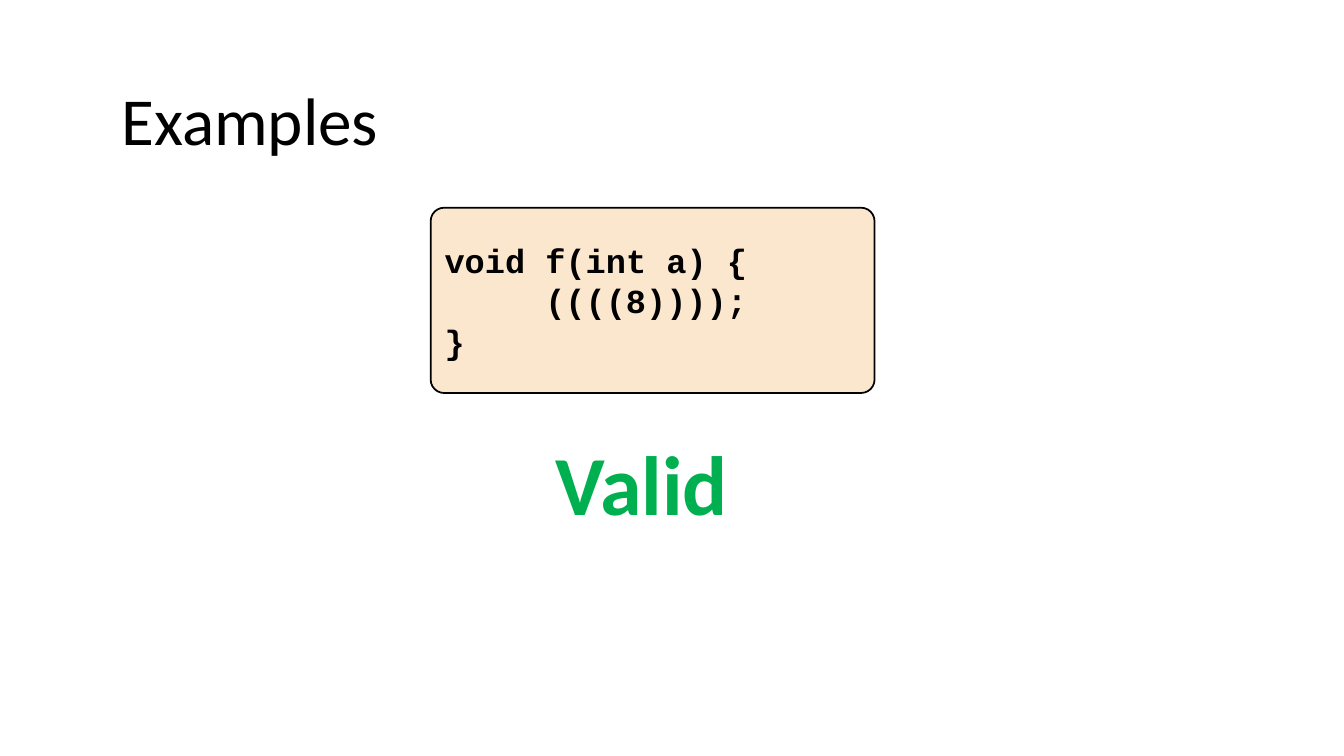
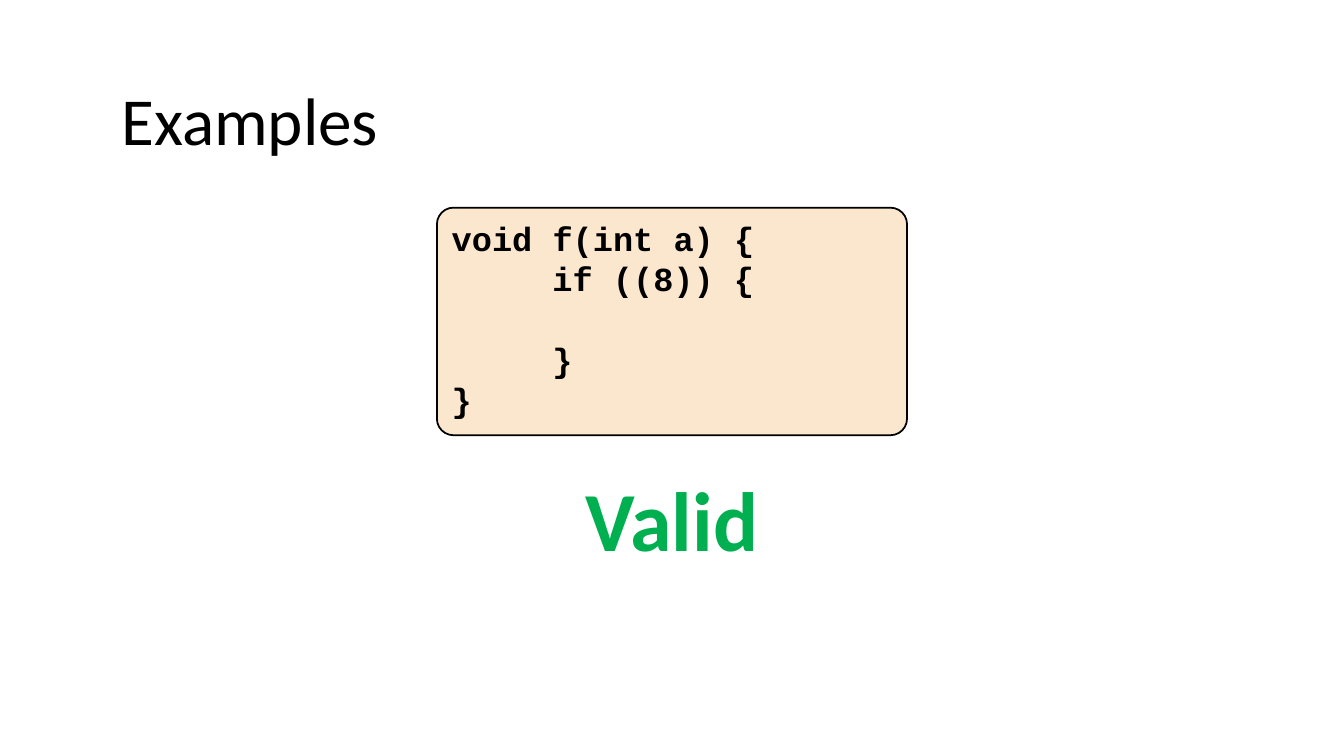
Before and after one commit to nivshani/compilation, a slide deck: slide 3 of slides/top_down_parsing.pptx. Drawn at 1344x756 pixels with LibreOffice and Linux fonts; fonts in the diff are those of the drawing. Boxes give left, top, right and bottom in pixels: in the first picture for what was removed or moved away, otherwise in the second. Text is boxed around its words. In the diff, an @@ line names an element or a change of style, - is before the commit and + after.

```diff
--- a/slides/top_down_parsing.pptx
+++ b/slides/top_down_parsing.pptx
@@ text in rounded rectangle at (437,208,906,436): paragraph added @@
+}
@@ rounded rectangle "void f(int a) {": place and size @@
-rounded rectangle "void f(int a) {" at (431,208,874,393)
+rounded rectangle "void f(int a) {" at (437,208,906,436)
@@ rounded rectangle "void f(int a) {" at (437,208,906,436): vertical alignment middle to top @@
@@ text in rounded rectangle at (552,266,714,298): text changed @@
-((((8))));
+if ((8)) {
@@ text "Valid": place and size @@
-text "Valid" at (555,456,728,516)
+text "Valid" at (586,492,759,552)
```
Also in this commit, not shown: 17 other slides changed, 3 slides added, 4 slides removed, 1 other file.
